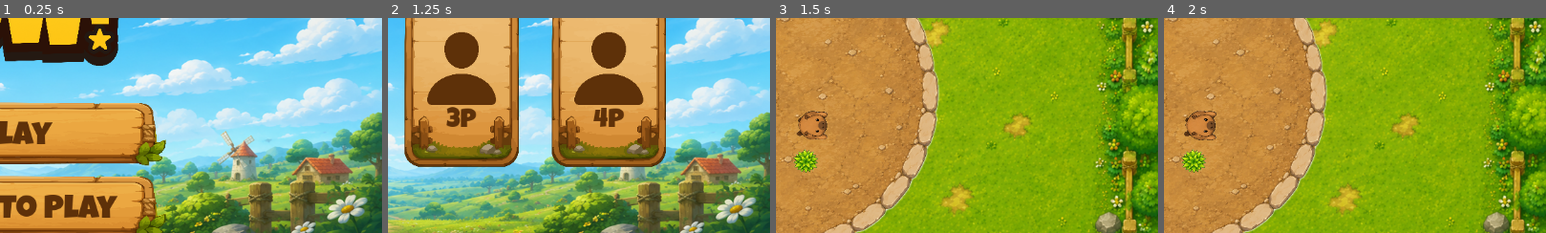
Above: before the commit, frames 1-4 (left to right).
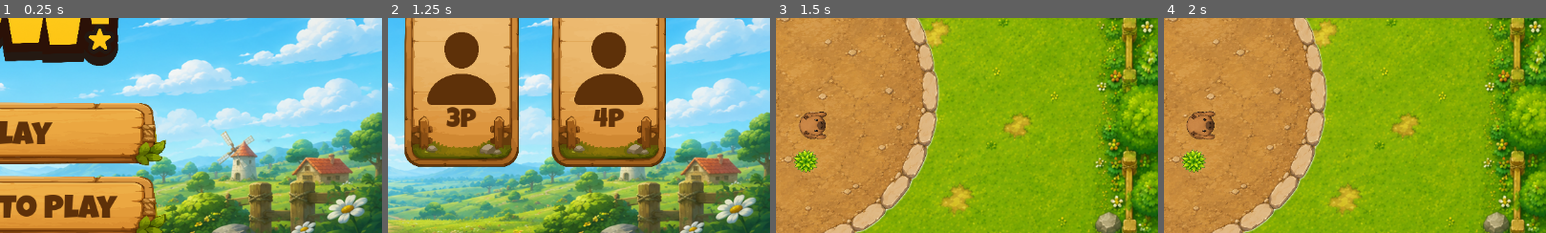
Above: after the commit, the same moments.

Repository: ferdianrra/cappow
Game: Godot game, scene res://scenes/menu/main_menu.tscn
The game is run twice, just before and just after one commit, with the same random seed, the same clock (stepped at 60 frames per second) and the same inputs.
Inputs (mouse positions are % of the whole screen's width and height, from its top left):
- Up to frame 1 (0.25 s): no input
- Up to frame 2 (1.25 s): click (50, 67) at 0.5 s
- Up to frame 3 (1.5 s): click (21, 55) at 1.25 s
- Up to frame 4 (2 s): no input
The pictures show only the part of the screen within x 50-100%, y 40-90%; the shares and areas given below are measured in that part.

Frames 1-2 are identical in both runs. In frame 3, 0.4% of the frame differs, in the area x 5-14%, y 43-57%; in frame 4, 0.5%.

Commit message:
feat: add idle animation and yellow capy animation

Diff:
--- a/art/characters/capy_basic.tres
+++ b/art/characters/capy_basic.tres
@@ -1,61 +1,83 @@
-[gd_resource type="SpriteFrames" format=3 uid="uid://cf0ssp3lhxkfx"]
+[gd_resource type="SpriteFrames" format=3 uid="uid://c7u7fjh0xhe2"]
 
-[ext_resource type="Texture2D" uid="uid://dnscucq7m6dty" path="res://art/characters/capyWalk/capy-walk.png" id="1_1hiyq"]
-[ext_resource type="Texture2D" uid="uid://bdadocbwbpcmy" path="res://art/characters/capyPunch/capy-punch.png" id="2_ojl55"]
+[ext_resource type="Texture2D" uid="uid://nudarr8d04s" path="res://art/characters/capyIdle/idle.png" id="1_rv5ee"]
+[ext_resource type="Texture2D" uid="uid://bdadocbwbpcmy" path="res://art/characters/capyPunch/capy-punch.png" id="2_qfer0"]
+[ext_resource type="Texture2D" uid="uid://dnscucq7m6dty" path="res://art/characters/capyWalk/capy-walk.png" id="3_6fqof"]
 
-[sub_resource type="AtlasTexture" id="AtlasTexture_kdeh5"]
-atlas = ExtResource("1_1hiyq")
-region = Rect2(592, 0, 296, 318)
+[sub_resource type="AtlasTexture" id="AtlasTexture_4tap5"]
+atlas = ExtResource("1_rv5ee")
+region = Rect2(296, 0, 296, 277)
+
+[sub_resource type="AtlasTexture" id="AtlasTexture_bo5mn"]
+atlas = ExtResource("1_rv5ee")
+region = Rect2(0, 0, 296, 277)
+
+[sub_resource type="AtlasTexture" id="AtlasTexture_a05ro"]
+atlas = ExtResource("1_rv5ee")
+region = Rect2(592, 0, 296, 277)
+
+[sub_resource type="AtlasTexture" id="AtlasTexture_bp8k7"]
+atlas = ExtResource("1_rv5ee")
+region = Rect2(0, 0, 296, 277)
 
 [sub_resource type="AtlasTexture" id="AtlasTexture_77u81"]
-atlas = ExtResource("2_ojl55")
+atlas = ExtResource("2_qfer0")
 region = Rect2(0, 0, 288, 301)
 
 [sub_resource type="AtlasTexture" id="AtlasTexture_vsf14"]
-atlas = ExtResource("2_ojl55")
+atlas = ExtResource("2_qfer0")
 region = Rect2(288, 0, 288, 301)
 
 [sub_resource type="AtlasTexture" id="AtlasTexture_4wtao"]
-atlas = ExtResource("2_ojl55")
+atlas = ExtResource("2_qfer0")
 region = Rect2(576, 0, 288, 301)
 
 [sub_resource type="AtlasTexture" id="AtlasTexture_jwixq"]
-atlas = ExtResource("2_ojl55")
+atlas = ExtResource("2_qfer0")
 region = Rect2(864, 0, 288, 301)
 
 [sub_resource type="AtlasTexture" id="AtlasTexture_m4od1"]
-atlas = ExtResource("1_1hiyq")
+atlas = ExtResource("3_6fqof")
 region = Rect2(0, 0, 296, 318)
 
 [sub_resource type="AtlasTexture" id="AtlasTexture_6u3yq"]
-atlas = ExtResource("1_1hiyq")
+atlas = ExtResource("3_6fqof")
 region = Rect2(296, 0, 296, 318)
 
 [sub_resource type="AtlasTexture" id="AtlasTexture_xaxao"]
-atlas = ExtResource("1_1hiyq")
+atlas = ExtResource("3_6fqof")
 region = Rect2(592, 0, 296, 318)
 
 [sub_resource type="AtlasTexture" id="AtlasTexture_heqlf"]
-atlas = ExtResource("1_1hiyq")
+atlas = ExtResource("3_6fqof")
 region = Rect2(888, 0, 296, 318)
 
 [sub_resource type="AtlasTexture" id="AtlasTexture_bphuk"]
-atlas = ExtResource("1_1hiyq")
+atlas = ExtResource("3_6fqof")
 region = Rect2(0, 318, 296, 318)
 
 [sub_resource type="AtlasTexture" id="AtlasTexture_fsst0"]
-atlas = ExtResource("1_1hiyq")
+atlas = ExtResource("3_6fqof")
 region = Rect2(296, 318, 296, 318)
 
 [resource]
 animations = [{
 "frames": [{
 "duration": 1.0,
-"texture": SubResource("AtlasTexture_kdeh5")
+"texture": SubResource("AtlasTexture_4tap5")
+}, {
+"duration": 1.0,
+"texture": SubResource("AtlasTexture_bo5mn")
+}, {
+"duration": 1.0,
+"texture": SubResource("AtlasTexture_a05ro")
+}, {
+"duration": 1.0,
+"texture": SubResource("AtlasTexture_bp8k7")
 }],
 "loop": 1,
 "name": &"idle",
-"speed": 5.0
+"speed": 8.0
 }, {
 "frames": [{
 "duration": 1.0,
--- a/art/characters/capy_green.tres
+++ b/art/characters/capy_green.tres
@@ -1,11 +1,24 @@
 [gd_resource type="SpriteFrames" format=3 uid="uid://hragkf0pwjud"]
 
+[ext_resource type="Texture2D" uid="uid://b0hp8hbmp1xak" path="res://art/characters/capyIdle/idle-green.png" id="1_bj3pa"]
 [ext_resource type="Texture2D" uid="uid://biq3rhro6d63w" path="res://art/characters/capyWalk/capy-walk-green.png" id="1_l1nto"]
 [ext_resource type="Texture2D" uid="uid://dkhrbex0l5yut" path="res://art/characters/capyPunch/cappy-punch-green.png" id="2_bj3pa"]
 
+[sub_resource type="AtlasTexture" id="AtlasTexture_bj3pa"]
+atlas = ExtResource("1_bj3pa")
+region = Rect2(0, 0, 296, 288)
+
 [sub_resource type="AtlasTexture" id="AtlasTexture_pq58t"]
-atlas = ExtResource("1_l1nto")
-region = Rect2(0, 0, 296, 340)
+atlas = ExtResource("1_bj3pa")
+region = Rect2(296, 0, 296, 288)
+
+[sub_resource type="AtlasTexture" id="AtlasTexture_8jg63"]
+atlas = ExtResource("1_bj3pa")
+region = Rect2(592, 0, 296, 288)
+
+[sub_resource type="AtlasTexture" id="AtlasTexture_41x8x"]
+atlas = ExtResource("1_bj3pa")
+region = Rect2(296, 0, 296, 288)
 
 [sub_resource type="AtlasTexture" id="AtlasTexture_di3uw"]
 atlas = ExtResource("2_bj3pa")
@@ -51,11 +64,20 @@
 animations = [{
 "frames": [{
 "duration": 1.0,
+"texture": SubResource("AtlasTexture_bj3pa")
+}, {
+"duration": 1.0,
 "texture": SubResource("AtlasTexture_pq58t")
+}, {
+"duration": 1.0,
+"texture": SubResource("AtlasTexture_8jg63")
+}, {
+"duration": 1.0,
+"texture": SubResource("AtlasTexture_41x8x")
 }],
 "loop": 1,
 "name": &"idle",
-"speed": 5.0
+"speed": 8.0
 }, {
 "frames": [{
 "duration": 1.0,
--- a/art/characters/capy_red.tres
+++ b/art/characters/capy_red.tres
@@ -1,11 +1,24 @@
 [gd_resource type="SpriteFrames" format=3 uid="uid://ckke03uk54rwk"]
 
+[ext_resource type="Texture2D" uid="uid://ct7wmanjqpq26" path="res://art/characters/capyIdle/idle-red.png" id="1_82mpk"]
 [ext_resource type="Texture2D" uid="uid://bhukd6mlf5qdl" path="res://art/characters/capyWalk/capy-walk-sprite-red.png" id="1_hxm38"]
 [ext_resource type="Texture2D" uid="uid://de12k8w4fvkxs" path="res://art/characters/capyPunch/cappy-punch-red.png" id="2_82mpk"]
 
+[sub_resource type="AtlasTexture" id="AtlasTexture_82mpk"]
+atlas = ExtResource("1_82mpk")
+region = Rect2(0, 0, 296, 340)
+
 [sub_resource type="AtlasTexture" id="AtlasTexture_ak4g0"]
-atlas = ExtResource("1_hxm38")
-region = Rect2(0, 0, 296, 336)
+atlas = ExtResource("1_82mpk")
+region = Rect2(592, 0, 296, 340)
+
+[sub_resource type="AtlasTexture" id="AtlasTexture_ri54k"]
+atlas = ExtResource("1_82mpk")
+region = Rect2(296, 0, 296, 340)
+
+[sub_resource type="AtlasTexture" id="AtlasTexture_1vwyf"]
+atlas = ExtResource("1_82mpk")
+region = Rect2(592, 0, 296, 340)
 
 [sub_resource type="AtlasTexture" id="AtlasTexture_ih384"]
 atlas = ExtResource("2_82mpk")
@@ -55,11 +68,20 @@
 animations = [{
 "frames": [{
 "duration": 1.0,
+"texture": SubResource("AtlasTexture_82mpk")
+}, {
+"duration": 1.0,
 "texture": SubResource("AtlasTexture_ak4g0")
+}, {
+"duration": 1.0,
+"texture": SubResource("AtlasTexture_ri54k")
+}, {
+"duration": 1.0,
+"texture": SubResource("AtlasTexture_1vwyf")
 }],
 "loop": 1,
 "name": &"idle",
-"speed": 5.0
+"speed": 8.0
 }, {
 "frames": [{
 "duration": 1.0,
--- /dev/null
+++ b/art/characters/capy_yellow.tres
@@ -0,0 +1,124 @@
+[gd_resource type="SpriteFrames" format=3 uid="uid://cf0ssp3lhxkfx"]
+
+[ext_resource type="Texture2D" uid="uid://dfp31j5c4ydpv" path="res://art/characters/capyIdle/idle-yellow.png" id="1_4tap5"]
+[ext_resource type="Texture2D" uid="uid://bqf0bv6q6r70j" path="res://art/characters/capyPunch/capy-punch-yellow.png" id="2_bo5mn"]
+[ext_resource type="Texture2D" uid="uid://dwwtkn3sjk60w" path="res://art/characters/capyWalk/yellow-walk-capy.png" id="3_a05ro"]
+
+[sub_resource type="AtlasTexture" id="AtlasTexture_bp8k7"]
+atlas = ExtResource("1_4tap5")
+region = Rect2(592, 0, 296, 305)
+
+[sub_resource type="AtlasTexture" id="AtlasTexture_ttqqa"]
+atlas = ExtResource("1_4tap5")
+region = Rect2(296, 0, 296, 305)
+
+[sub_resource type="AtlasTexture" id="AtlasTexture_1joih"]
+atlas = ExtResource("1_4tap5")
+region = Rect2(0, 0, 296, 305)
+
+[sub_resource type="AtlasTexture" id="AtlasTexture_ggaty"]
+atlas = ExtResource("2_bo5mn")
+region = Rect2(0, 0, 291, 301)
+
+[sub_resource type="AtlasTexture" id="AtlasTexture_86oam"]
+atlas = ExtResource("2_bo5mn")
+region = Rect2(291, 0, 291, 301)
+
+[sub_resource type="AtlasTexture" id="AtlasTexture_xhkii"]
+atlas = ExtResource("2_bo5mn")
+region = Rect2(582, 0, 291, 301)
+
+[sub_resource type="AtlasTexture" id="AtlasTexture_0jtkf"]
+atlas = ExtResource("2_bo5mn")
+region = Rect2(873, 0, 291, 301)
+
+[sub_resource type="AtlasTexture" id="AtlasTexture_7sroj"]
+atlas = ExtResource("3_a05ro")
+region = Rect2(0, 0, 296, 337)
+
+[sub_resource type="AtlasTexture" id="AtlasTexture_6lfes"]
+atlas = ExtResource("3_a05ro")
+region = Rect2(296, 0, 296, 337)
+
+[sub_resource type="AtlasTexture" id="AtlasTexture_dsrs6"]
+atlas = ExtResource("3_a05ro")
+region = Rect2(592, 0, 296, 337)
+
+[sub_resource type="AtlasTexture" id="AtlasTexture_rhr3n"]
+atlas = ExtResource("3_a05ro")
+region = Rect2(888, 0, 296, 337)
+
+[sub_resource type="AtlasTexture" id="AtlasTexture_rk6e5"]
+atlas = ExtResource("3_a05ro")
+region = Rect2(0, 337, 296, 337)
+
+[sub_resource type="AtlasTexture" id="AtlasTexture_vumca"]
+atlas = ExtResource("3_a05ro")
+region = Rect2(296, 337, 296, 337)
+
+[sub_resource type="AtlasTexture" id="AtlasTexture_d3d3c"]
+atlas = ExtResource("3_a05ro")
+region = Rect2(592, 337, 296, 337)
+
+[resource]
+animations = [{
+"frames": [{
+"duration": 1.0,
+"texture": SubResource("AtlasTexture_bp8k7")
+}, {
+"duration": 1.0,
+"texture": SubResource("AtlasTexture_ttqqa")
+}, {
+"duration": 1.0,
+"texture": SubResource("AtlasTexture_1joih")
+}, {
+"duration": 1.0,
+"texture": SubResource("AtlasTexture_ttqqa")
+}],
+"loop": 1,
+"name": &"idle",
+"speed": 8.0
+}, {
+"frames": [{
+"duration": 1.0,
+"texture": SubResource("AtlasTexture_ggaty")
+}, {
+"duration": 1.0,
+"texture": SubResource("AtlasTexture_86oam")
+}, {
+"duration": 1.0,
+"texture": SubResource("AtlasTexture_xhkii")
+}, {
+"duration": 1.0,
+"texture": SubResource("AtlasTexture_0jtkf")
+}],
+"loop": 0,
+"name": &"punch",
+"speed": 15.0
+}, {
+"frames": [{
+"duration": 1.0,
+"texture": SubResource("AtlasTexture_7sroj")
+}, {
+"duration": 1.0,
+"texture": SubResource("AtlasTexture_6lfes")
+}, {
+"duration": 1.0,
+"texture": SubResource("AtlasTexture_dsrs6")
+}, {
+"duration": 1.0,
+"texture": SubResource("AtlasTexture_rhr3n")
+}, {
+"duration": 1.0,
+"texture": SubResource("AtlasTexture_rk6e5")
+}, {
+"duration": 1.0,
+"texture": SubResource("AtlasTexture_vumca")
+}, {
+"duration": 1.0,
+"texture": SubResource("AtlasTexture_d3d3c")
+}],
+"loop": 1,
+"name": &"walk",
+"speed": 15.0
+}]
--- a/art/characters/player_capy.gd
+++ b/art/characters/player_capy.gd
@@ -14,7 +14,7 @@
 	1: preload("res://art/characters/capy_basic.tres"),  # P1 - Cokelat
 	2: preload("res://art/characters/capy_green.tres"),  # P2 - Hijau
 	3: preload("res://art/characters/capy_red.tres"),    # P3 - Merah
-	4: preload("res://art/characters/capy_basic.tres")   # P4 - Kuning
+	4: preload("res://art/characters/capy_yellow.tres")   # P4 - Kuning
 }
 
 @onready var animated_sprite = $CapybaraWalk
--- a/art/characters/player_capy.tscn
+++ b/art/characters/player_capy.tscn
@@ -14,7 +14,7 @@
 rotation = 4.717625
 scale = Vector2(0.4, 0.4)
 sprite_frames = ExtResource("2_fmtub")
-animation = &"idle"
+animation = &"walk"
 
 [node name="CollisionShape2D" type="CollisionShape2D" parent="." unique_id=729534183]
 position = Vector2(6, 0)
--- a/art/objects/character_body_2d.tscn
+++ b/art/objects/character_body_2d.tscn
@@ -17,4 +17,5 @@
 rotation = 4.712389
 scale = Vector2(0.5, 0.5)
 sprite_frames = ExtResource("2_0p7rj")
-animation = &"punch"
+animation = &"idle"
+frame_progress = 0.8865022
Binary file added: art/characters/capyIdle/idle-green.png
Not shown, added: art/characters/capyIdle/idle-green.png.import
Binary file added: art/characters/capyIdle/idle-red.png
Not shown, added: art/characters/capyIdle/idle-red.png.import
Binary file added: art/characters/capyIdle/idle-yellow.png
Not shown, added: art/characters/capyIdle/idle-yellow.png.import
Binary file added: art/characters/capyIdle/idle.png
Not shown, added: art/characters/capyIdle/idle.png.import
Binary file added: art/characters/capyPunch2/capy-punch.png
Not shown, added: art/characters/capyPunch2/capy-punch.png.import
Binary file added: art/characters/capyWalk/yellow-walk-capy.png
Not shown, added: art/characters/capyWalk/yellow-walk-capy.png.import
(and 1 more such lines)
